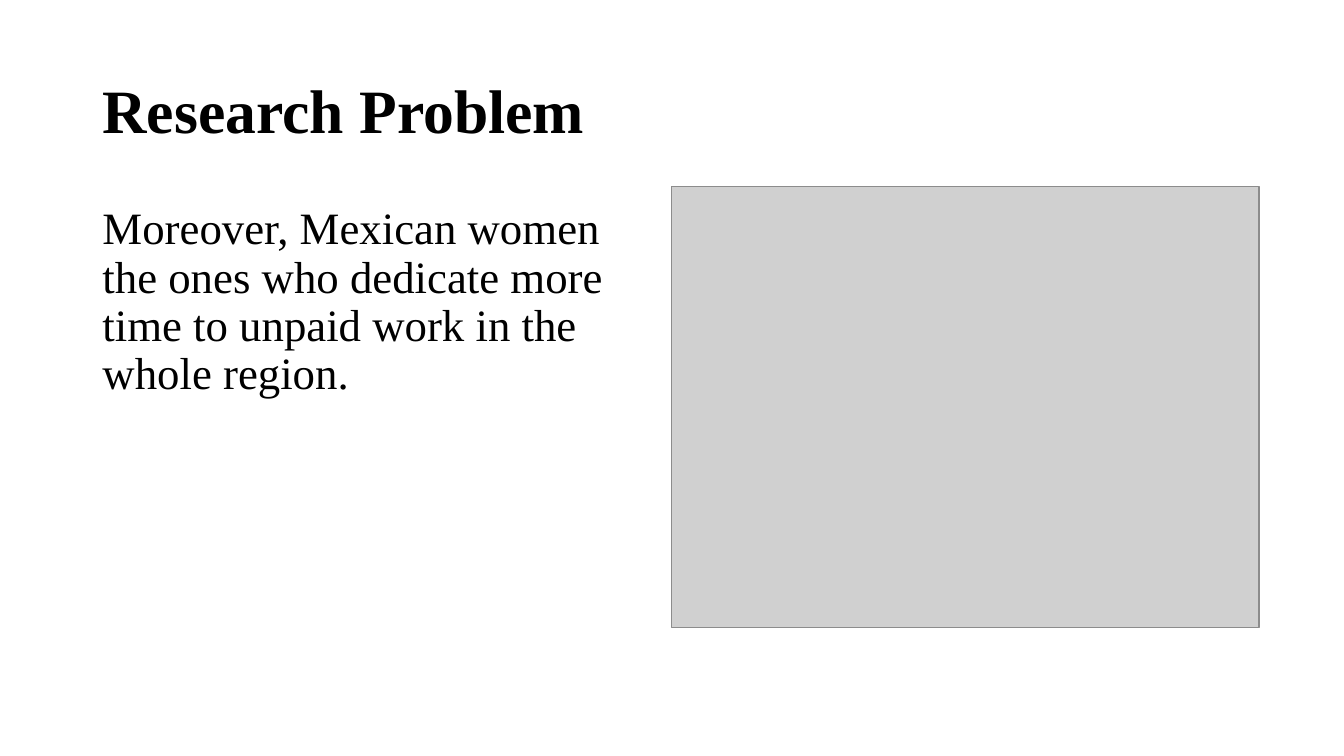
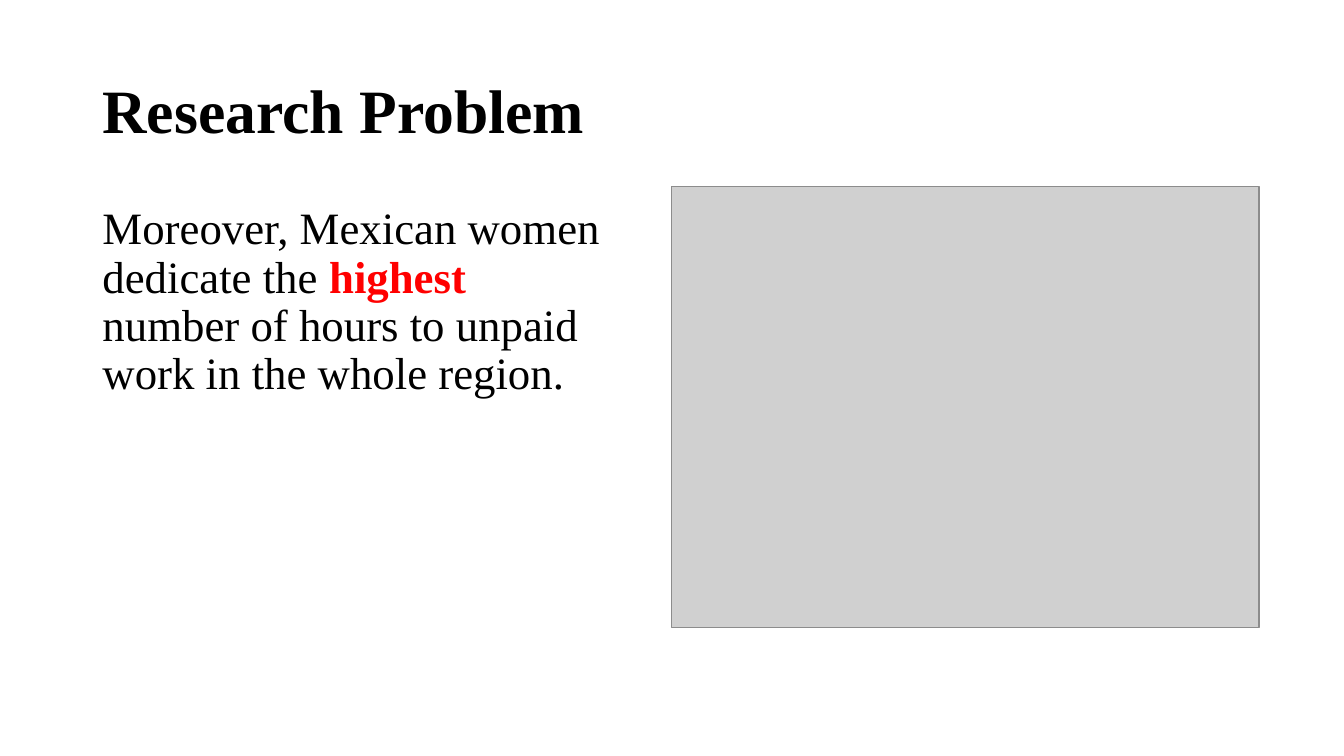
Before and after one commit to ilopezmoreno/Chapter1-PhDthesis, a slide deck: slide 4 of Slides. Chapter1-PhDthesis.pptx (slide 3 before the commit). Drawn at 1344x756 pixels with LibreOffice and Linux fonts; fonts in the diff are those of the drawing; grey boxes stand for pictures. Boxes give left, top, right and bottom in pixels: in the first picture for what was removed or moved away, otherwise in the second. Text is boxed around its words. In the diff, an @@ line names an element or a change of style, - is before the commit and + after.

```diff
--- a/Slides. Chapter1-PhDthesis.pptx
+++ b/Slides. Chapter1-PhDthesis.pptx
@@ text at (102,214,600,399): text changed @@
-Moreover, Mexican women the ones who dedicate more time to unpaid work in the whole region.
+Moreover, Mexican women dedicate the highest number of hours to unpaid work in the whole region.
```
Also in this commit, not shown: 8 other slides changed, 55 slides added, 6 slides removed, 5 other files.
